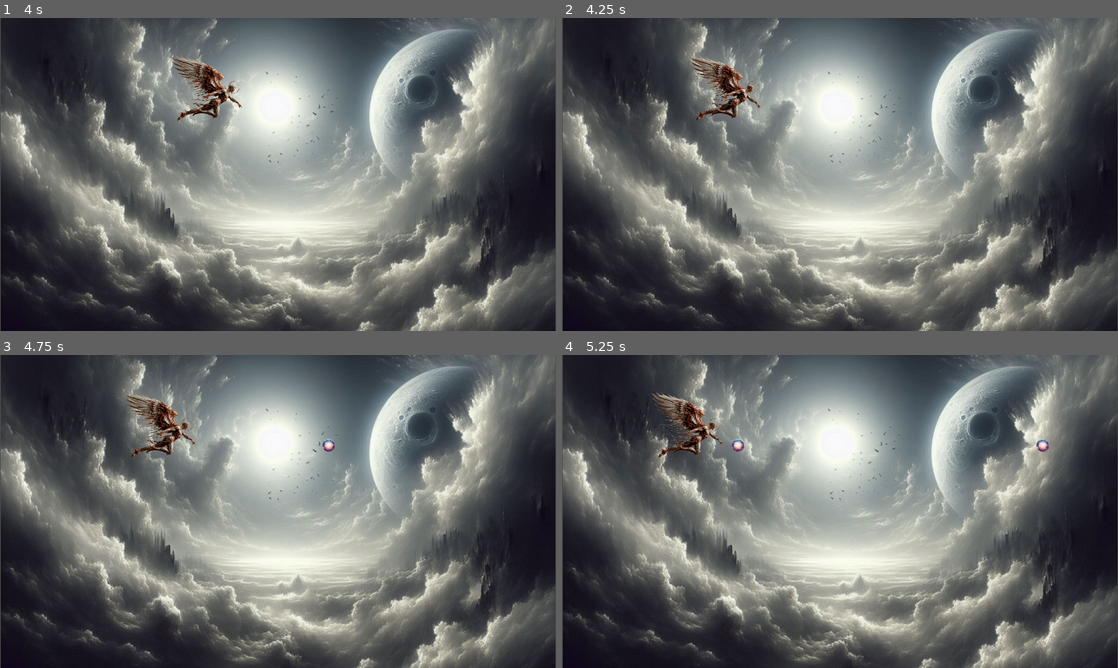
Above: before the commit, frames 1-4 (two rows, left to right).
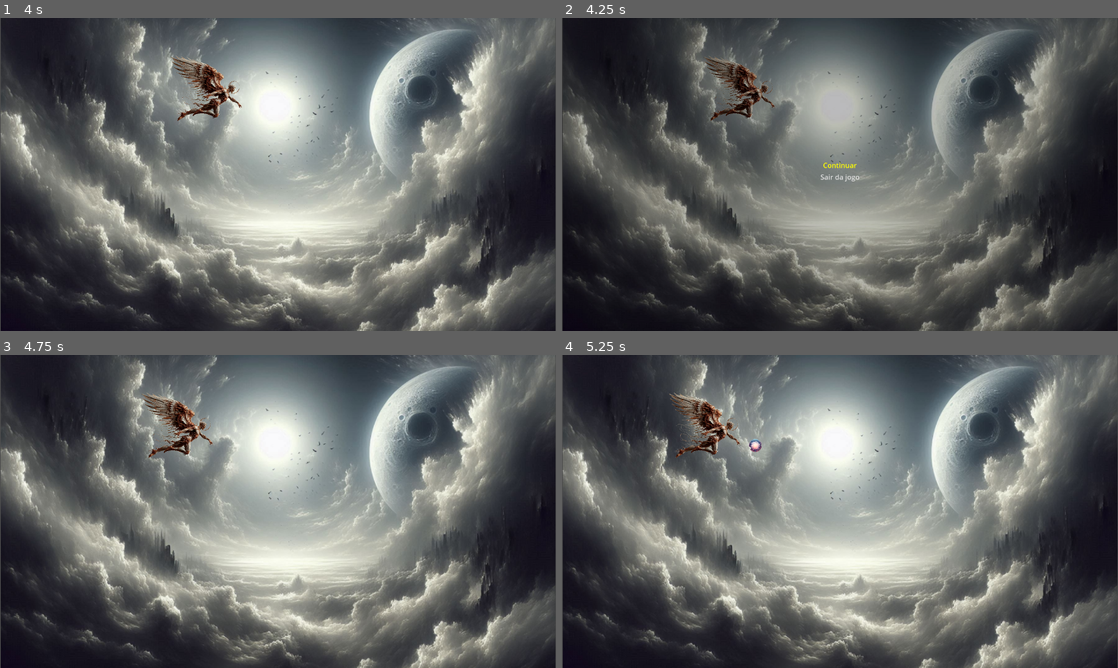
Above: after the commit, the same moments.

Repository: DanielleJeanine/Redemption_Wings
Game: Godot game, scene res://scenes/game.tscn
Two runs of this game, one before a commit and one after it. Both use one fixed random seed, a clock stepped at 60 frames per second and the inputs below.
Inputs (mouse positions are in pixels of both pictures, inside the frame that each line leads up to):
- Up to frame 1 (4 s): tap Enter at 0.5 s; hold D (mv_right) 0.53-1.28 s; hold Q (at_basic) 0.53-1.28 s; hold S (mv_down) 1.28-2.03 s; tap Q (at_basic) at 1.35, 2.85 s; hold D (mv_right) 2.03-2.78 s; hold Q (at_basic) 2.03-2.78 s; hold W (mv_up) 2.78-3.53 s; hold A (mv_left) from 3.53 s (still down); hold Q (at_basic) from 3.53 s (still down)
- Up to frame 2 (4.25 s): keep holding A (mv_left); keep holding Q (at_basic); tap Escape (pause_btn, bound only after the commit) at 4.15 s
- Up to frame 3 (4.75 s): release A (mv_left) at 4.25 s; release Q (at_basic) at 4.25 s; click (278, 502) at 4.25 s, where only the run after the commit has a clickable "Continuar"
- Up to frame 4 (5.25 s): hold A (mv_left) from 5.03 s (still down); tap Q (at_basic) at 5.1 s

Frame 1 is identical in both runs. In frame 2, 55% of the frame differs, in the area x 0-100%, y 0-100%; in frame 3, 1.6%; in frame 4, 1.7%.

Commit message:
add/feature: tela de pause

Diff:
--- /dev/null
+++ b/assets/themes/btn_placeholder.tres
@@ -0,0 +1,19 @@
+[gd_resource type="Theme" load_steps=5 format=3 uid="uid://wlwx3ld526t7"]
+
+[sub_resource type="StyleBoxEmpty" id="StyleBoxEmpty_yuow7"]
+
+[sub_resource type="StyleBoxEmpty" id="StyleBoxEmpty_ouc74"]
+
+[sub_resource type="StyleBoxEmpty" id="StyleBoxEmpty_boac0"]
+
+[sub_resource type="StyleBoxEmpty" id="StyleBoxEmpty_bl3e2"]
+
+[resource]
+Button/colors/font_focus_color = Color(1, 1, 0, 1)
+Button/colors/font_hover_color = Color(1, 1, 0, 1)
+Button/colors/font_hover_pressed_color = Color(1, 1, 0, 1)
+Button/colors/font_pressed_color = Color(1, 0.713726, 0, 1)
+Button/styles/focus = SubResource("StyleBoxEmpty_yuow7")
+Button/styles/hover = SubResource("StyleBoxEmpty_ouc74")
+Button/styles/normal = SubResource("StyleBoxEmpty_boac0")
+Button/styles/pressed = SubResource("StyleBoxEmpty_bl3e2")
--- a/project.godot
+++ b/project.godot
@@ -58,6 +58,11 @@
 , Object(InputEventKey,"resource_local_to_scene":false,"resource_name":"","device":0,"window_id":0,"alt_pressed":false,"shift_pressed":false,"ctrl_pressed":false,"meta_pressed":false,"pressed":false,"keycode":0,"physical_keycode":32,"key_label":0,"unicode":0,"location":0,"echo":false,"script":null)
 ]
 }
+pause_btn={
+"deadzone": 0.2,
+"events": [Object(InputEventKey,"resource_local_to_scene":false,"resource_name":"","device":-1,"window_id":0,"alt_pressed":false,"shift_pressed":false,"ctrl_pressed":false,"meta_pressed":false,"pressed":false,"keycode":0,"physical_keycode":4194305,"key_label":0,"unicode":0,"location":0,"echo":false,"script":null)
+]
+}
 
 [rendering]
 
--- /dev/null
+++ b/scenes/UI_scenes/Pause.tscn
@@ -0,0 +1,40 @@
+[gd_scene load_steps=3 format=3 uid="uid://cwx43r8yqu4vu"]
+
+[ext_resource type="Script" uid="uid://y1furx260ocj" path="res://scenes/UI_scenes/pause.gd" id="1_bl3e2"]
+[ext_resource type="Theme" uid="uid://wlwx3ld526t7" path="res://assets/themes/btn_placeholder.tres" id="1_ouc74"]
+
+[node name="pause" type="CanvasLayer"]
+process_mode = 3
+visible = false
+script = ExtResource("1_bl3e2")
+
+[node name="bg_overlay" type="ColorRect" parent="."]
+anchors_preset = 15
+anchor_right = 1.0
+anchor_bottom = 1.0
+grow_horizontal = 2
+grow_vertical = 2
+color = Color(0, 0, 0, 0.254902)
+
+[node name="menu_pause" type="VBoxContainer" parent="."]
+anchors_preset = 14
+anchor_top = 0.5
+anchor_right = 1.0
+anchor_bottom = 0.5
+offset_top = -33.0
+offset_bottom = 33.0
+grow_horizontal = 2
+grow_vertical = 2
+
+[node name="continuar_btn" type="Button" parent="menu_pause"]
+layout_mode = 2
+theme = ExtResource("1_ouc74")
+text = "Continuar"
+
+[node name="sair_btn2" type="Button" parent="menu_pause"]
+layout_mode = 2
+theme = ExtResource("1_ouc74")
+text = "Sair da jogo"
+
+[connection signal="pressed" from="menu_pause/continuar_btn" to="." method="_on_continuar_btn_pressed"]
+[connection signal="pressed" from="menu_pause/sair_btn2" to="." method="_on_sair_btn_2_pressed"]
--- /dev/null
+++ b/scenes/UI_scenes/menu.gd
@@ -0,0 +1,3 @@
+extends Control
+
+@export var game_scene : PackedScene
--- a/scenes/menu.tscn
+++ b/scenes/UI_scenes/menu.tscn
@@ -1,6 +1,6 @@
 [gd_scene load_steps=8 format=3 uid="uid://bdu0e1yeidq0y"]
 
-[ext_resource type="Script" uid="uid://cnmpfwxilxpdf" path="res://scenes/menu.gd" id="1_vjb58"]
+[ext_resource type="Script" uid="uid://cnmpfwxilxpdf" path="res://scenes/UI_scenes/menu.gd" id="1_vjb58"]
 [ext_resource type="Texture2D" uid="uid://mult61ufxyah" path="res://assets/menu/background_placeholder01.jpg" id="1_yqeox"]
 [ext_resource type="PackedScene" uid="uid://ccn051pu6kw77" path="res://scenes/game.tscn" id="2_con2f"]
 
@@ -92,5 +92,3 @@
 theme_override_font_sizes/font_size = 50
 theme_override_styles/normal = SubResource("StyleBoxFlat_vjb58")
 text = "Exit"
-
-[connection signal="pressed" from="VBoxContainer/Exit_btn" to="." method="_on_exit_btn_pressed"]
--- /dev/null
+++ b/scenes/UI_scenes/orquestradorDeCenas.tscn
@@ -0,0 +1,25 @@
+[gd_scene load_steps=5 format=3 uid="uid://cse3pymi3lg7r"]
+
+[ext_resource type="Script" uid="uid://dhkdebj8h73qs" path="res://scenes/UI_scenes/orquestrador_de_cenas.gd" id="1_dy5r7"]
+[ext_resource type="PackedScene" uid="uid://ccn051pu6kw77" path="res://scenes/game.tscn" id="2_8yeii"]
+[ext_resource type="PackedScene" uid="uid://bdu0e1yeidq0y" path="res://scenes/UI_scenes/menu.tscn" id="3_clomo"]
+[ext_resource type="Theme" uid="uid://wlwx3ld526t7" path="res://assets/themes/btn_placeholder.tres" id="4_5vu3d"]
+
+[node name="OrquestradorDeCenas" type="Node"]
+script = ExtResource("1_dy5r7")
+
+[node name="Game" parent="." instance=ExtResource("2_8yeii")]
+
+[node name="MenuInicial" parent="." instance=ExtResource("3_clomo")]
+
+[node name="Play_btn" parent="MenuInicial/VBoxContainer" index="1"]
+theme = ExtResource("4_5vu3d")
+
+[node name="Exit_btn" parent="MenuInicial/VBoxContainer" index="2"]
+theme = ExtResource("4_5vu3d")
+
+[connection signal="pressed" from="MenuInicial/VBoxContainer/Play_btn" to="." method="_on_play_btn_pressed"]
+[connection signal="pressed" from="MenuInicial/VBoxContainer/Exit_btn" to="." method="_on_exit_btn_pressed"]
+
+[editable path="Game"]
+[editable path="MenuInicial"]
--- /dev/null
+++ b/scenes/UI_scenes/orquestrador_de_cenas.gd
@@ -0,0 +1,13 @@
+extends Node
+
+@onready var menu_principal = $MenuInicial
+@onready var play_btn = $MenuInicial/VBoxContainer/Play_btn
+
+func _ready():
+	play_btn.grab_focus()
+
+func _on_play_btn_pressed():
+	menu_principal.visible = false
+
+func _on_exit_btn_pressed():
+	get_tree().quit()
--- /dev/null
+++ b/scenes/UI_scenes/pause.gd
@@ -0,0 +1,21 @@
+extends CanvasLayer
+
+
+@onready var resume_btn = $menu_pause/continuar_btn
+
+func _ready():
+	visible = false
+
+func _unhandled_input(event):
+	if event.is_action_pressed("pause_btn"):
+		visible = true
+		get_tree().paused = true
+		resume_btn.grab_focus()
+
+func _on_continuar_btn_pressed():
+	get_tree().paused = false
+	visible = false
+
+func _on_sair_btn_2_pressed():
+	get_tree().paused = false
+	get_tree().change_scene_to_file("res://scenes/UI_scenes/orquestradorDeCenas.tscn")
--- a/scenes/game.tscn
+++ b/scenes/game.tscn
@@ -1,8 +1,9 @@
-[gd_scene load_steps=4 format=3 uid="uid://ccn051pu6kw77"]
+[gd_scene load_steps=5 format=3 uid="uid://ccn051pu6kw77"]
 
 [ext_resource type="Script" uid="uid://dleyxr0nh056c" path="res://scenes/game.gd" id="1_lnu2h"]
 [ext_resource type="Texture2D" uid="uid://cxiu6avrsp68p" path="res://assets/OIG4.webp" id="1_uwrxv"]
 [ext_resource type="PackedScene" uid="uid://45t4x4s8w8m4" path="res://scenes/c_archangel.tscn" id="2_yqjtg"]
+[ext_resource type="PackedScene" uid="uid://cwx43r8yqu4vu" path="res://scenes/UI_scenes/Pause.tscn" id="4_lbhrr"]
 
 [node name="Game" type="Node2D"]
 script = ExtResource("1_lnu2h")
@@ -15,3 +16,5 @@
 [node name="CharacterBody2D" parent="." instance=ExtResource("2_yqjtg")]
 position = Vector2(134, 204)
 scale = Vector2(0.22, 0.22)
+
+[node name="Pause" parent="." instance=ExtResource("4_lbhrr")]
--- a/scenes/menu.gd
+++ /dev/null
@@ -1,10 +0,0 @@
-extends Control
-
-@export var game_scene : PackedScene
-
-func _on_play_btn_pressed():
-	get_tree().change_scene_to_packed(game_scene)
-
-
-func _on_exit_btn_pressed():
-	get_tree().quit()
--- a/scenes/orquestradorDeCenas.tscn
+++ /dev/null
@@ -1,16 +0,0 @@
-[gd_scene load_steps=4 format=3 uid="uid://cse3pymi3lg7r"]
-
-[ext_resource type="Script" uid="uid://dhkdebj8h73qs" path="res://scenes/orquestrador_de_cenas.gd" id="1_dy5r7"]
-[ext_resource type="PackedScene" uid="uid://ccn051pu6kw77" path="res://scenes/game.tscn" id="2_8yeii"]
-[ext_resource type="PackedScene" uid="uid://bdu0e1yeidq0y" path="res://scenes/menu.tscn" id="3_clomo"]
-
-[node name="OrquestradorDeCenas" type="Node"]
-script = ExtResource("1_dy5r7")
-
-[node name="Game" parent="." instance=ExtResource("2_8yeii")]
-
-[node name="MenuInicial" parent="." instance=ExtResource("3_clomo")]
-
-[connection signal="pressed" from="MenuInicial/VBoxContainer/Play_btn" to="." method="_on_play_btn_pressed"]
-
-[editable path="MenuInicial"]
--- a/scenes/orquestrador_de_cenas.gd
+++ /dev/null
@@ -1,6 +0,0 @@
-extends Node
-
-@onready var menu_principal = $MenuInicial
-
-func _on_play_btn_pressed():
-	menu_principal.visible = false
Renamed: scenes/menu.gd.uid -> scenes/UI_scenes/menu.gd.uid
Renamed: scenes/orquestrador_de_cenas.gd.uid -> scenes/UI_scenes/orquestrador_de_cenas.gd.uid
Not shown, added: scenes/UI_scenes/pause.gd.uid
